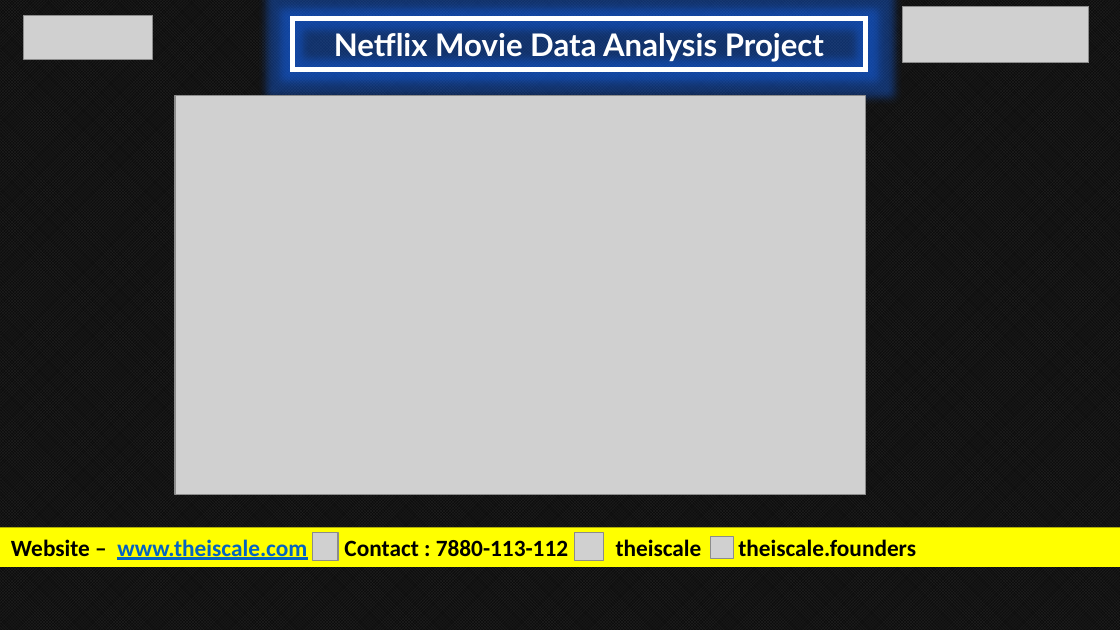
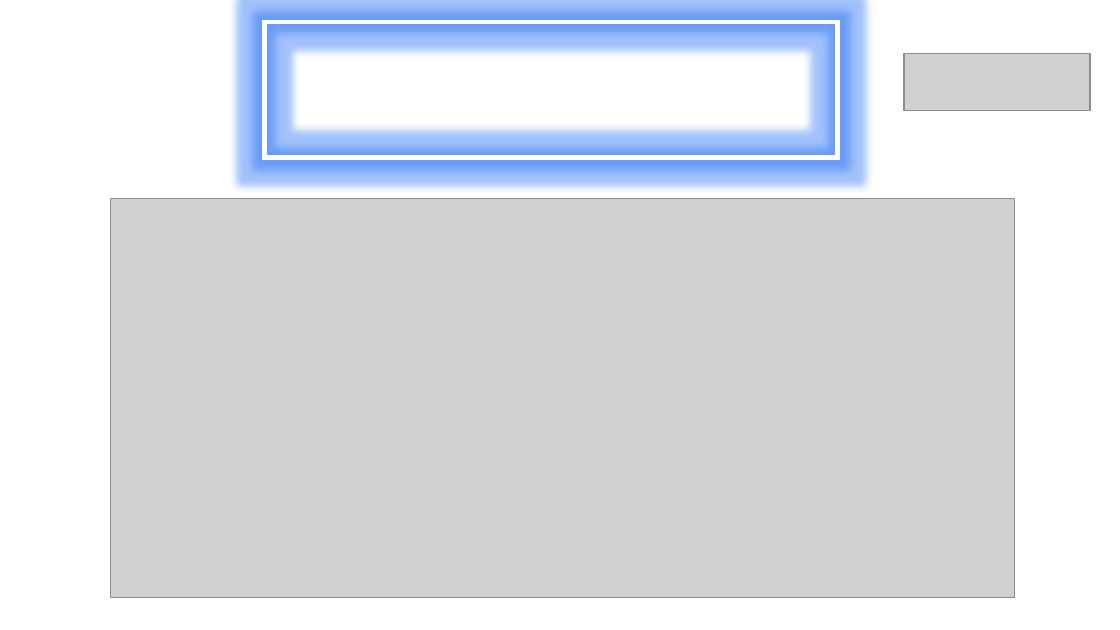
Before and after one commit to Tushar4440/netflix-data-analyst-project, a slide deck: slide 5 of movie data analysis project ppt.pptx (slide 6 before the commit). Drawn at 1120x630 pixels with LibreOffice and Linux fonts; fonts in the diff are those of the drawing; grey boxes stand for pictures. Boxes give left, top, right and bottom in pixels: in the first picture for what was removed or moved away, otherwise in the second. Text is boxed around its words. In the diff, an @@ line names an element or a change of style, - is before the commit and + after.

Commit message:
Update presentation file with new analysis insights

```diff
--- a/movie data analysis project ppt.pptx
+++ b/movie data analysis project ppt.pptx
@@ background pattern #262626 on #0D0D0D to #FFFFFF @@
@@ picture removed at bbox=[24, 15, 152, 58] @@
@@ rectangle added at bbox=[264, 22, 838, 158], outline #FFFFFF 3 pt @@
@@ rectangle removed at bbox=[292, 19, 866, 69] @@
-Netflix Movie Data Analysis Project
@@ picture: place and size @@
-picture at bbox=[903, 7, 1089, 64]
+picture at bbox=[904, 54, 1090, 111]
@@ picture: place and size @@
-picture at bbox=[175, 96, 866, 495]
+picture at bbox=[110, 198, 1014, 597]
@@ rectangle removed at bbox=[0, 528, 1120, 567] @@
-Website – www.theiscale.com Contact : 7880-113-112 theiscale theiscale.founders
@@ picture removed at bbox=[312, 533, 338, 561] @@
@@ picture removed at bbox=[575, 533, 604, 561] @@
@@ picture removed at bbox=[710, 536, 734, 559] @@
```
Also in this commit, not shown: 5 other slides changed, 2 slides removed.
